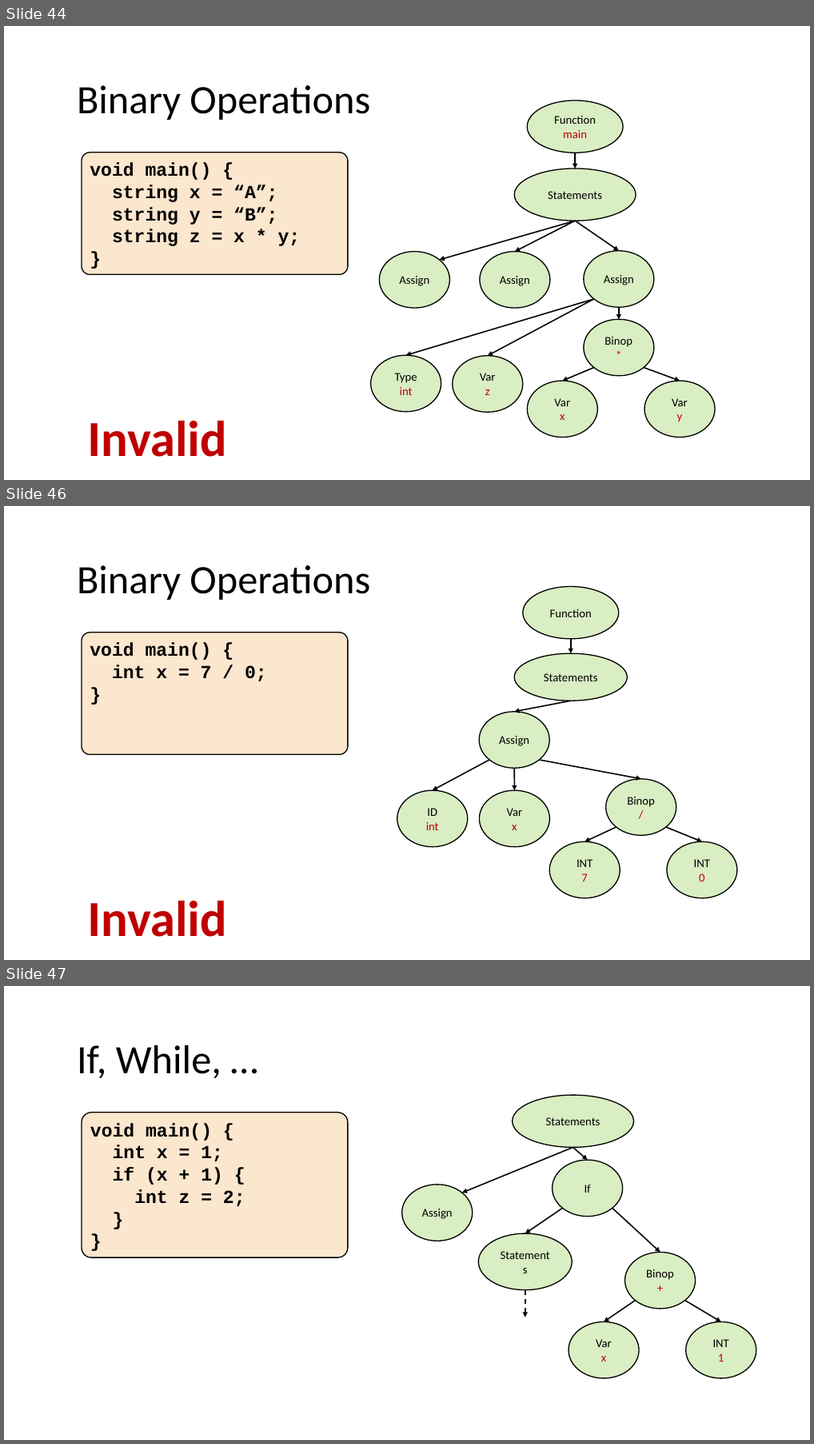
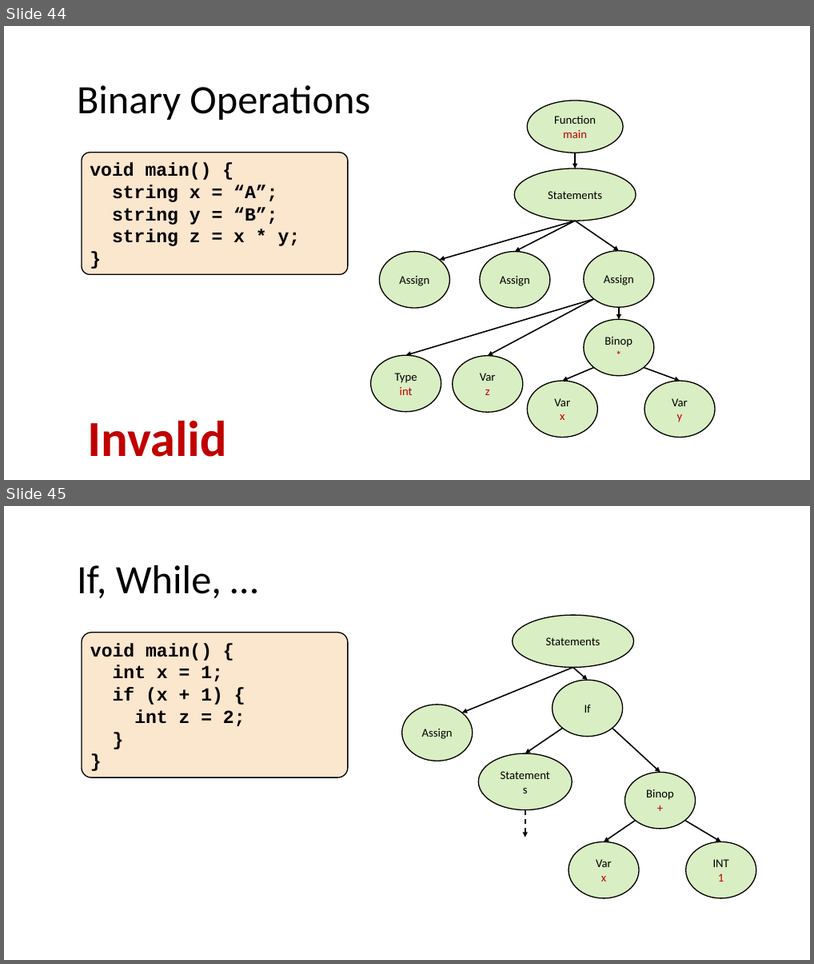
Before and after one commit to davidtr1037/compilation-tau, a slide deck: slides/semantic-short-version.pptx. Shown one above the other, each under a label of ours: slides 44, 46 and 47 before the commit, slides 44 and 45 after it; the slides between them are not shown. The pictures are 814x1444 and 814x964 pixels, drawn with LibreOffice and Linux fonts; fonts in the diff are those of the drawing. Boxes give left, top, right and bottom in pixels: in the first picture for what was removed or moved away, otherwise in the second. Text is boxed around its words. In the diff, an @@ line names an element or a change of style, - is before the commit and + after.

```diff
--- a/slides/semantic-short-version.pptx
+++ b/slides/semantic-short-version.pptx
@@ slide 46 removed at (x1=4, y1=506, x2=810, y2=960), background #FFFFFF @@
@@ text removed at (x1=77, y1=565, x2=370, y2=600) @@
-Binary Operations
@@ ellipse removed at (x1=523, y1=587, x2=619, y2=639) @@
-Function
@@ rounded rectangle removed at (x1=82, y1=632, x2=348, y2=755) @@
-void main() {
-int x = 7 / 0;
-}
@@ arrow removed from (571, 639) to (571, 654) @@
@@ ellipse removed at (x1=514, y1=654, x2=628, y2=700) @@
-Statements
@@ ellipse removed at (x1=479, y1=712, x2=550, y2=768) @@
-Assign
@@ arrow removed from (571, 700) to (514, 712) @@
@@ arrow removed from (490, 760) to (433, 790) @@
@@ arrow removed from (514, 768) to (515, 790) @@
@@ arrow removed from (539, 760) to (642, 779) @@
@@ ellipse removed at (x1=398, y1=790, x2=467, y2=847) @@
-ID
-int
@@ ellipse removed at (x1=479, y1=790, x2=550, y2=847) @@
-Var
-x
@@ ellipse removed at (x1=606, y1=779, x2=677, y2=835) @@
-Binop
-/
@@ arrow removed from (617, 827) to (586, 842) @@
@@ arrow removed from (666, 827) to (702, 842) @@
@@ ellipse removed at (x1=550, y1=842, x2=620, y2=898) @@
-INT
-7
@@ ellipse removed at (x1=667, y1=842, x2=738, y2=898) @@
-INT
-0
@@ text removed at (x1=87, y1=900, x2=226, y2=936) @@
-Invalid
@@ what was slide 47 is now slide 45 @@
```
Also in this commit, not shown: 1 other slide removed, 1 other file.
